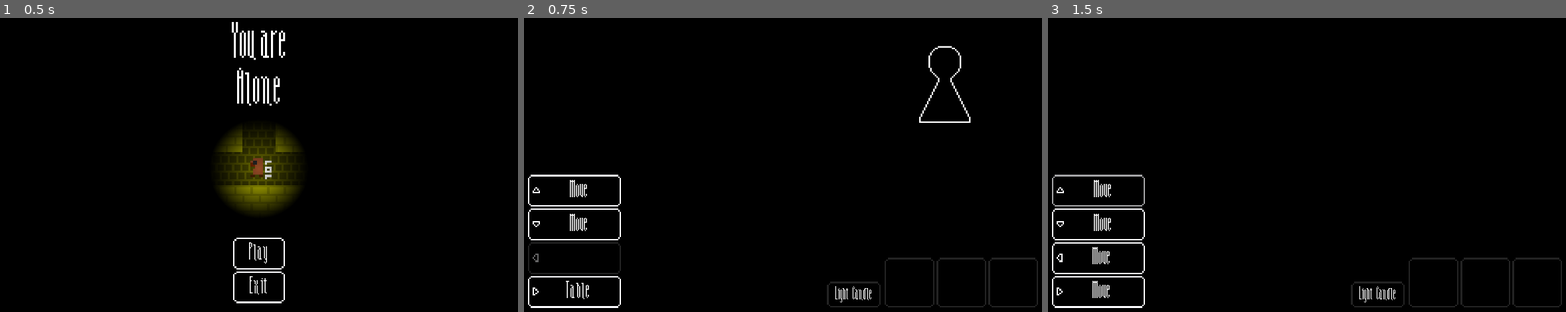
Above: before the commit, frames 1-3 (left to right).
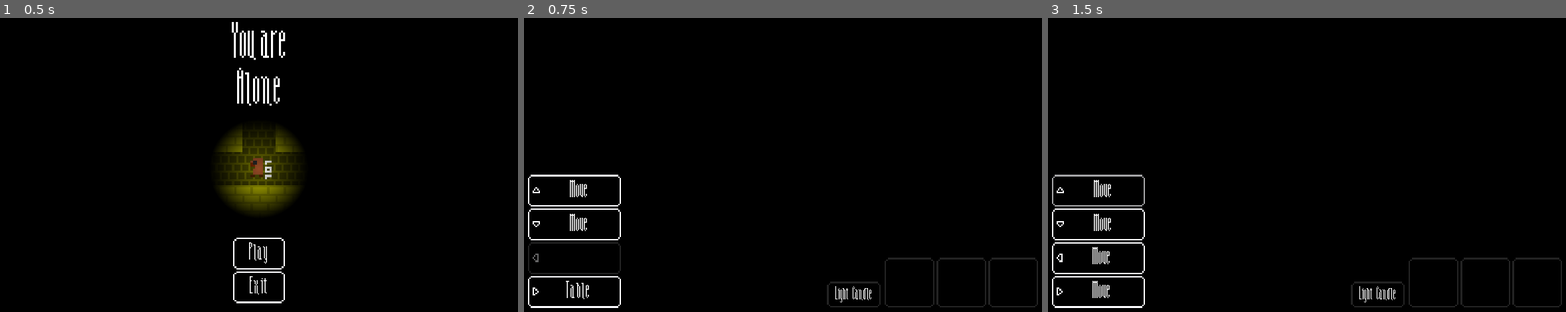
Above: after the commit, the same moments.

Repository: Demindiro/you-are-alone
Game: Godot game, scene res://main_menu.tscn
The game is run twice, just before and just after one commit, with the same random seed, the same clock (stepped at 60 frames per second) and the same inputs. The project has no main scene, so this scene is started directly.
Inputs:
- Up to frame 1 (0.5 s): no input
- Up to frame 2 (0.75 s): click "Play" at 0.5 s
- Up to frame 3 (1.5 s): click "Move" at 1.25 s

Frame 1 is identical in both runs. In frame 2, 0.3% of the frame differs, in the area x 76-87%, y 9-36%; in frame 3, nothing differs.

Commit message:
Remove visible key texture on first move

Diff:
--- a/ui/ui.tscn
+++ b/ui/ui.tscn
@@ -8,7 +8,6 @@
 [ext_resource path="res://ui/arrow_right-x3.png" type="Texture" id=6]
 [ext_resource path="res://ui/arrow_left-x3.png" type="Texture" id=7]
 [ext_resource path="res://ui/game_over.tscn" type="PackedScene" id=8]
-[ext_resource path="res://puzzles/door/ui.tscn" type="PackedScene" id=9]
 [ext_resource path="res://ui/game_won.tscn" type="PackedScene" id=10]
 
 [sub_resource type="InputEventAction" id=1]
@@ -181,8 +180,6 @@
 "_edit_use_anchors_": false
 }
 
-[node name="TextureRect" parent="Puzzle" instance=ExtResource( 9 )]
-
 [node name="Game over" parent="." instance=ExtResource( 8 )]
 visible = false
 modulate = Color( 1, 1, 1, 0.190799 )
Not shown: 1 places in ui/ui.tscn that only renumber resources
